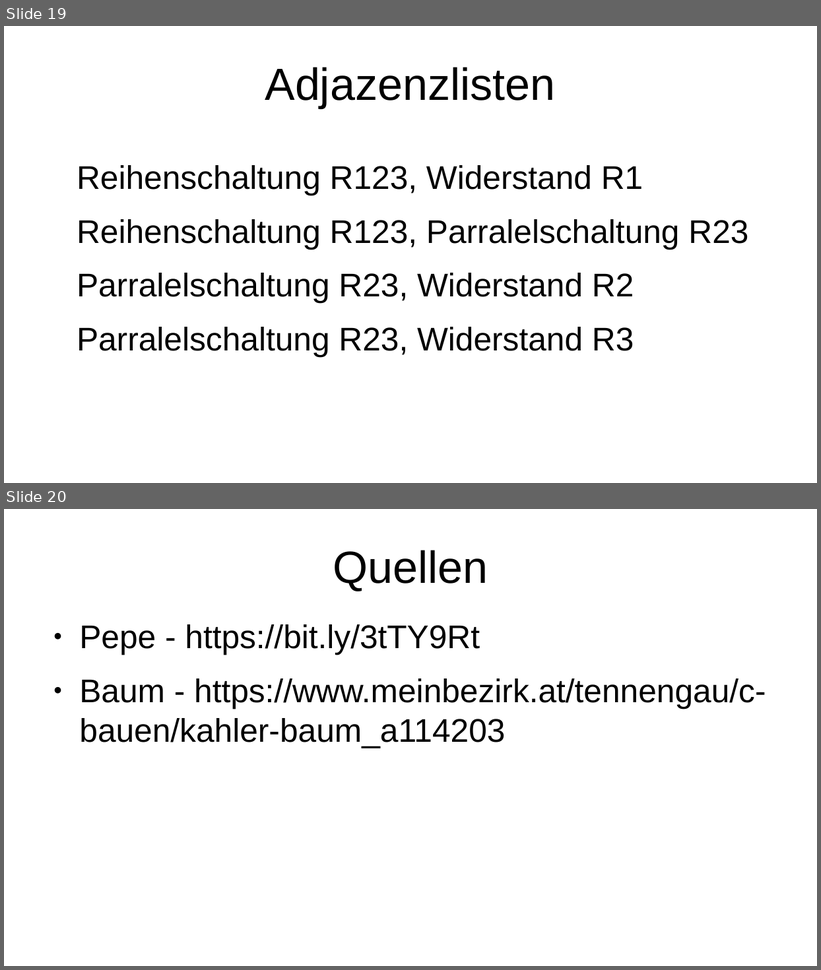
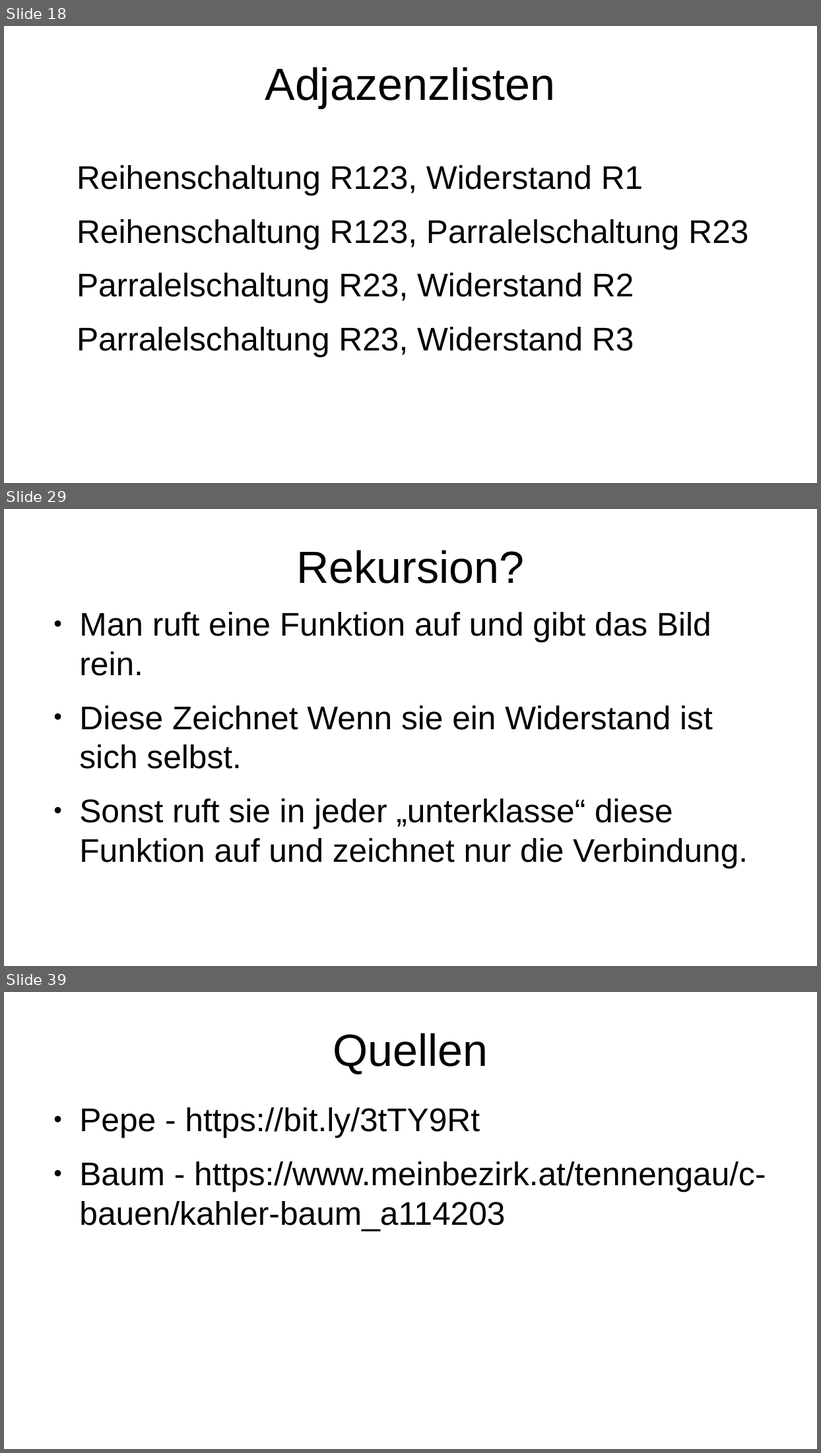
Before and after one commit to HeIIow2/physik_schaltkreise, a slide deck: präsentation/präsentation.odp. Shown one above the other, each under a label of ours: slides 19 and 20 before the commit, slides 18, 29 and 39 after it; the slides between them are not shown. The pictures are 821x970 and 821x1453 pixels, drawn with LibreOffice and Linux fonts; fonts in the diff are those of the drawing. Boxes give left, top, right and bottom in pixels: in the first picture for what was removed or moved away, otherwise in the second. Text is boxed around its words. In the diff, an @@ line names an element or a change of style, - is before the commit and + after.

```diff
--- a/präsentation/präsentation.odp
+++ b/präsentation/präsentation.odp
@@ slide 29 added at (x1=4, y1=509, x2=817, y2=966), background #FFFFFF @@
@@ title added at (x1=296, y1=550, x2=524, y2=584), 44 pt, text #000000 @@
+Rekursion?
@@ text added at (x1=79, y1=612, x2=748, y2=868), 32 pt, text #000000 @@
+● Man ruft eine Funktion auf und gibt das Bild rein.
+● Diese Zeichnet Wenn sie ein Widerstand ist sich selbst.
+● Sonst ruft sie in jeder „unterklasse“ diese Funktion auf und zeichnet nur die Verbindung.
@@ what was slide 19 is now slide 18 @@
@@ what was slide 20 is now slide 39 @@
```
Also in this commit, not shown: 19 other slides added, 1 slide removed, 1 other file.
